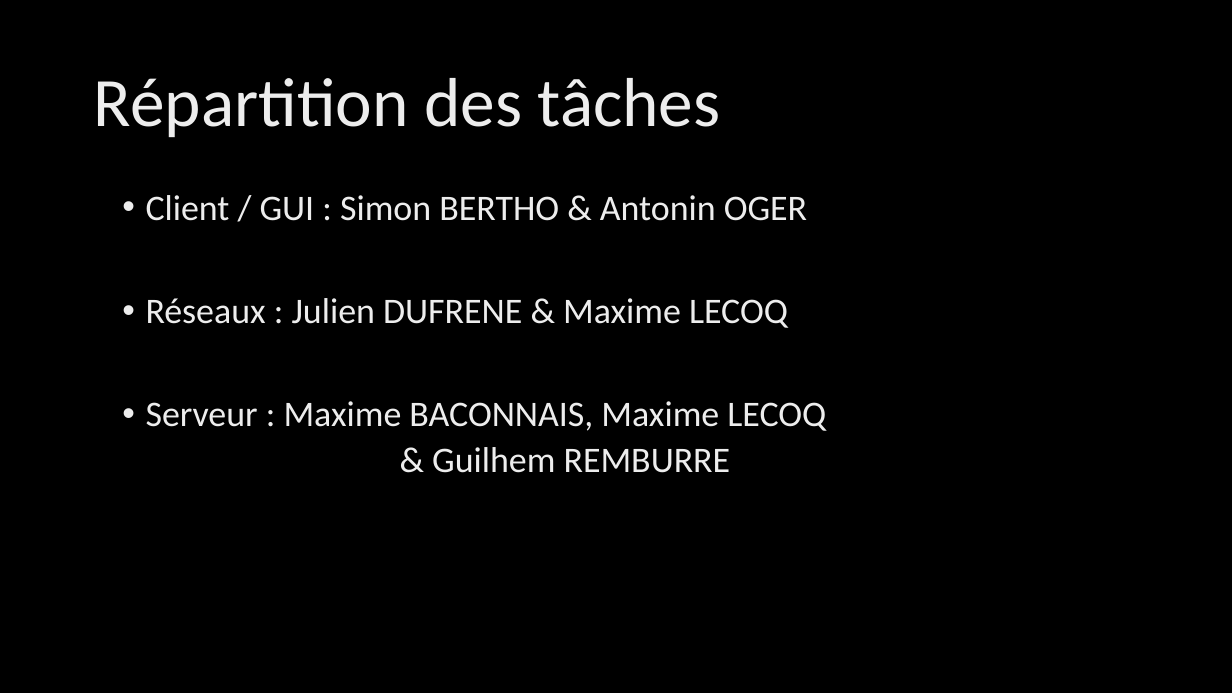
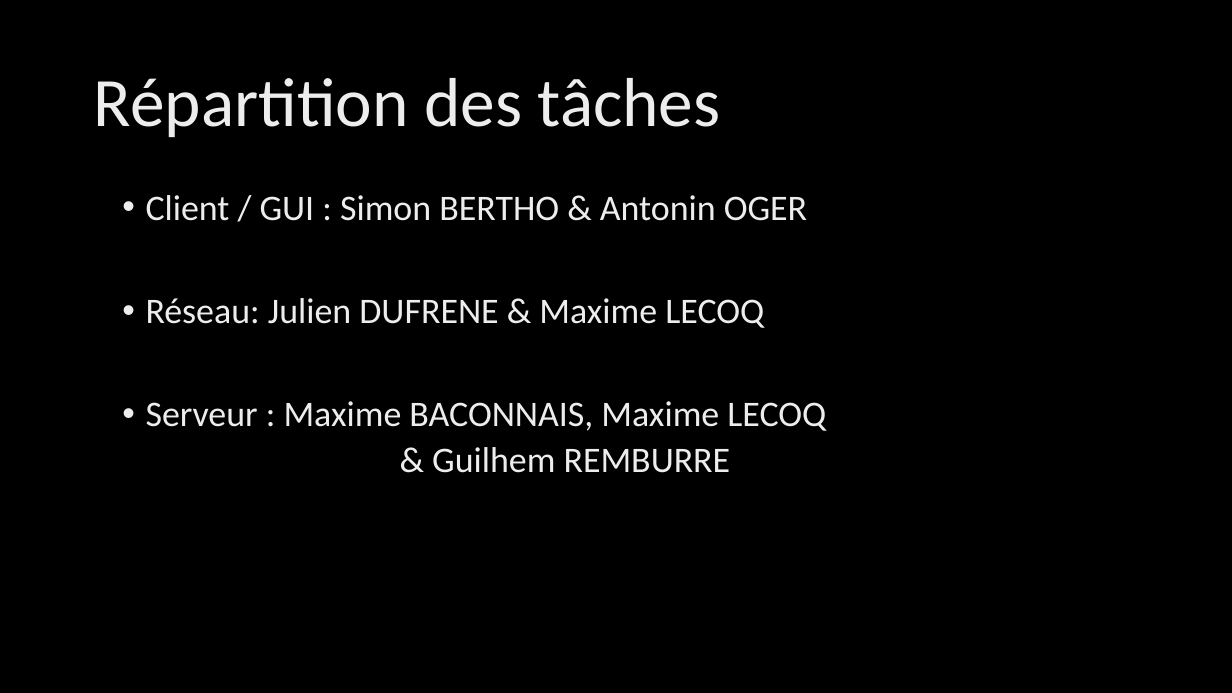
Before and after one commit to GuiguiLaGuimauve/RType, a slide deck: slide 8 of ConceptionRType.pptx. Drawn at 1232x693 pixels with LibreOffice and Linux fonts; fonts in the diff are those of the drawing; background and template pictures are left out. Boxes give left, top, right and bottom in pixels: in the first picture for what was removed or moved away, otherwise in the second. Text is boxed around its words. In the diff, an @@ line names an element or a change of style, - is before the commit and + after.

```diff
--- a/ConceptionRType.pptx
+++ b/ConceptionRType.pptx
@@ text at <box>146,298,764,328</box>: text changed @@
-• Réseaux : Julien DUFRENE & Maxime LECOQ
+• Réseau: Julien DUFRENE & Maxime LECOQ
```
Also in this commit, not shown: 1 other slide changed.
